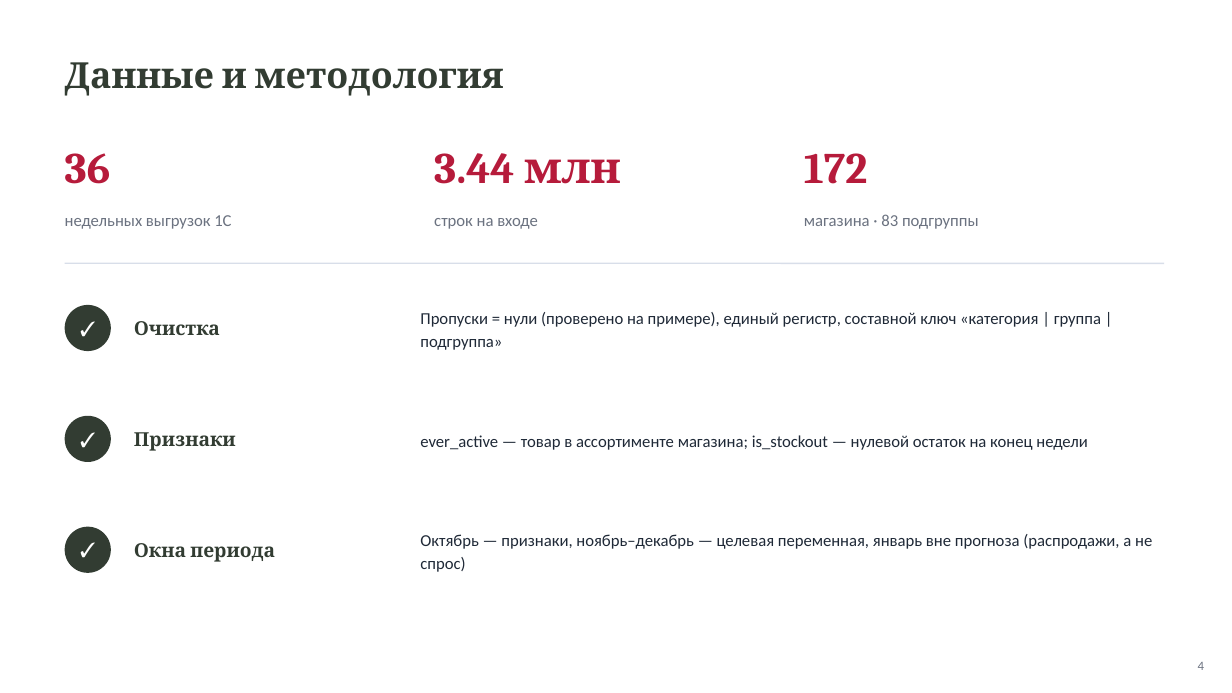
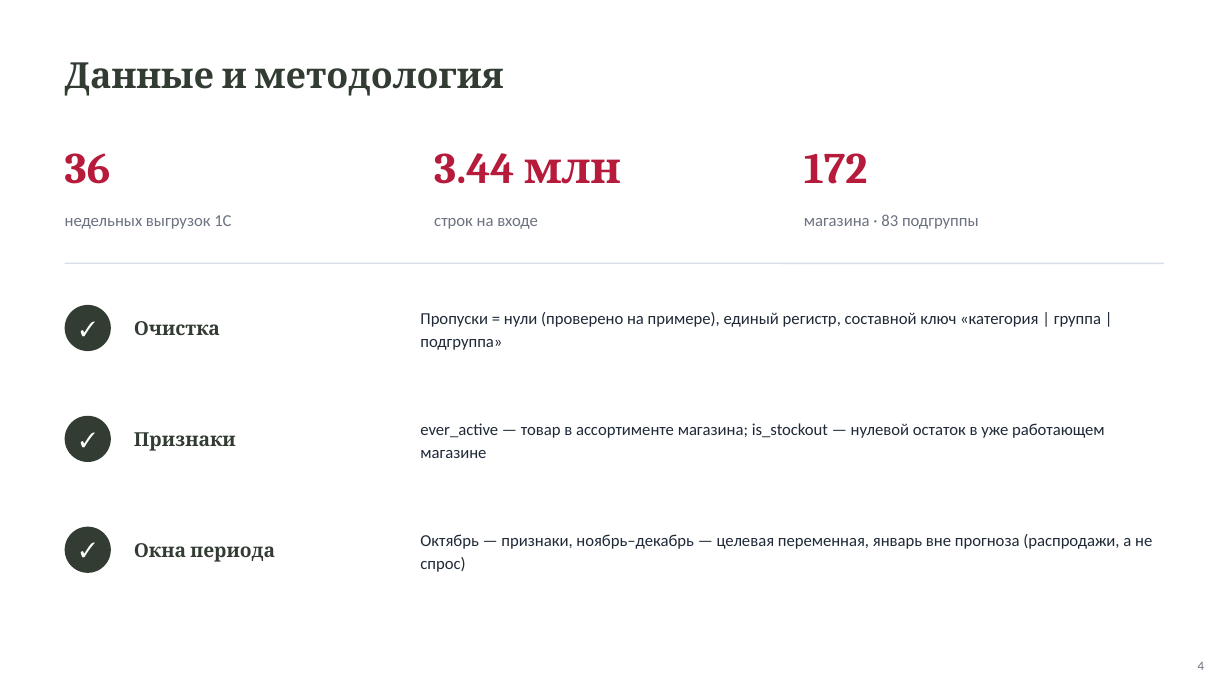
Before and after one commit to AnastasiyaEremina/final_project_hse_eremina, a slide deck: slide 4 of presentation/presentation.pptx. Drawn at 1232x693 pixels with LibreOffice and Linux fonts; fonts in the diff are those of the drawing. Boxes give left, top, right and bottom in pixels: in the first picture for what was removed or moved away, otherwise in the second. Text is boxed around its words. In the diff, an @@ line names an element or a change of style, - is before the commit and + after.

```diff
--- a/presentation/presentation.pptx
+++ b/presentation/presentation.pptx
@@ text at box(420, 423, 1104, 458): text changed @@
-ever_active — товар в ассортименте магазина; is_stockout — нулевой остаток на конец недели
+ever_active — товар в ассортименте магазина; is_stockout — нулевой остаток в уже работающем магазине
```
Also in this commit, not shown: 4 other slides changed, 7 other files.
